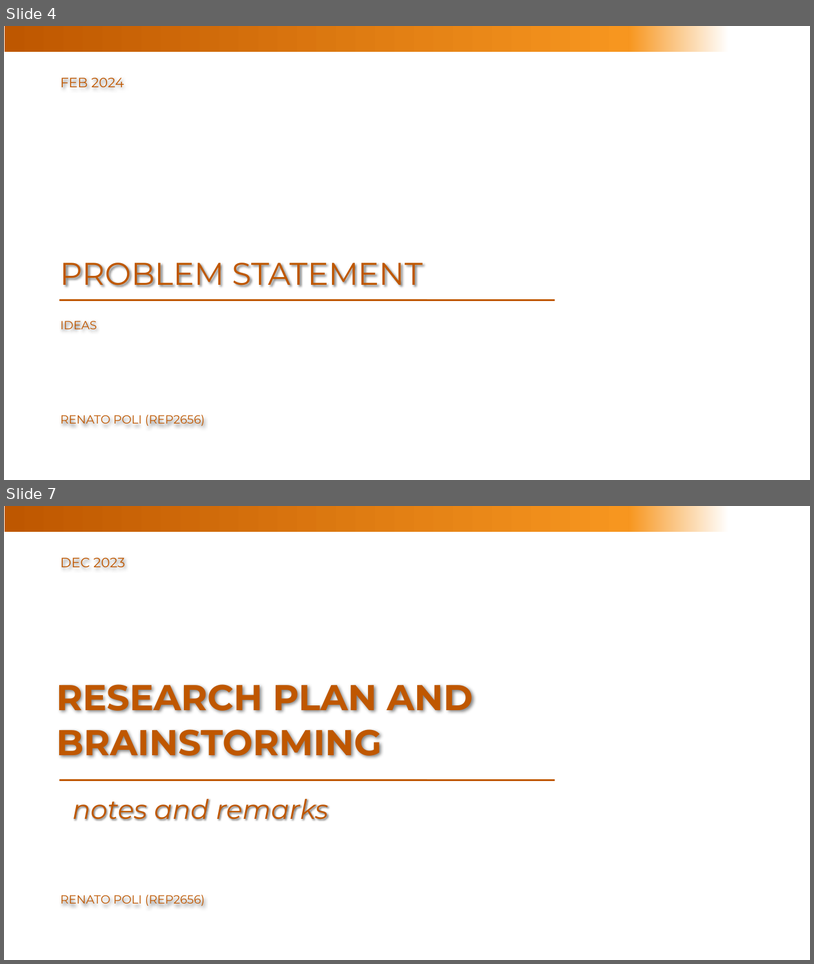
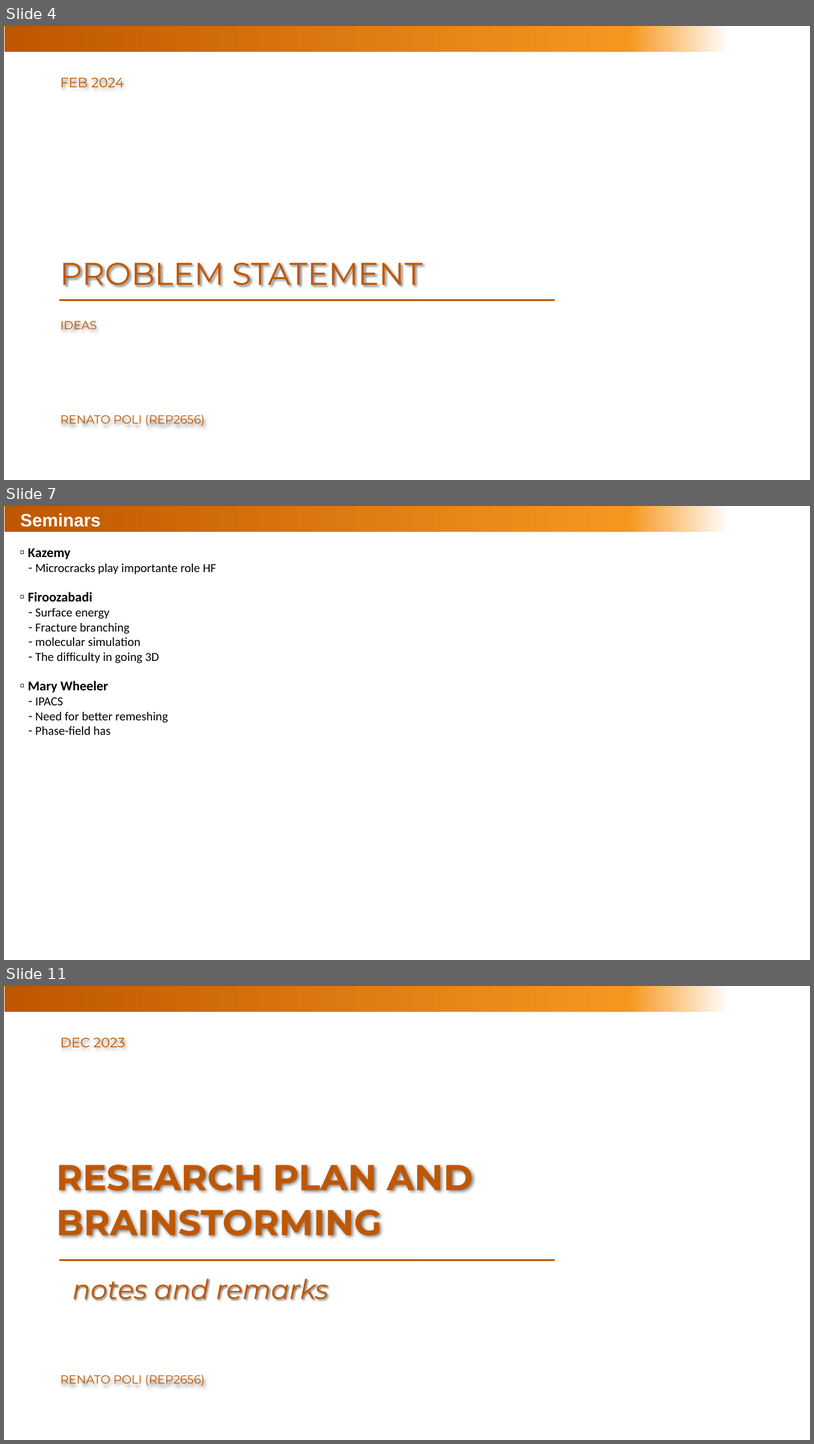
Before and after one commit to rebpoli/Doutorado, a slide deck: Research/2023-12-Research-plan.pptx. Shown one above the other, each under a label of ours: slides 4 and 7 before the commit, slides 4, 7 and 11 after it; the slides between them are not shown. The pictures are 814x964 and 814x1444 pixels, drawn with LibreOffice and Linux fonts; fonts in the diff are those of the drawing; background and template pictures are left out. Boxes give left, top, right and bottom in pixels: in the first picture for what was removed or moved away, otherwise in the second. Text is boxed around its words. In the diff, an @@ line names an element or a change of style, - is before the commit and + after.

```diff
--- a/Research/2023-12-Research-plan.pptx
+++ b/Research/2023-12-Research-plan.pptx
@@ slide 7 added at <box>4,506,810,960</box>, background #FFFFFF; not listed: 4 template elements that a slide beside it also shows @@
@@ title added at <box>20,513,101,527</box>, 16 pt, text #FFFFFF, bold @@
+Seminars
@@ text added at <box>28,548,216,735</box>, 11 pt, text #000000 @@
+▫ Kazemy
+  ‐ Microcracks play importante role HF
+▫ Firoozabadi
+  ‐ Surface energy
+  ‐ Fracture branching
+  ‐ molecular simulation
+  ‐ The difficulty in going 3D
+▫ Mary Wheeler
+  ‐ IPACS
+  ‐ Need for better remeshing
+  ‐ Phase-field has
@@ what was slide 7 is now slide 11 @@
```
Also in this commit, not shown: 2 slides changed, 3 other slides added, 4 other files.
